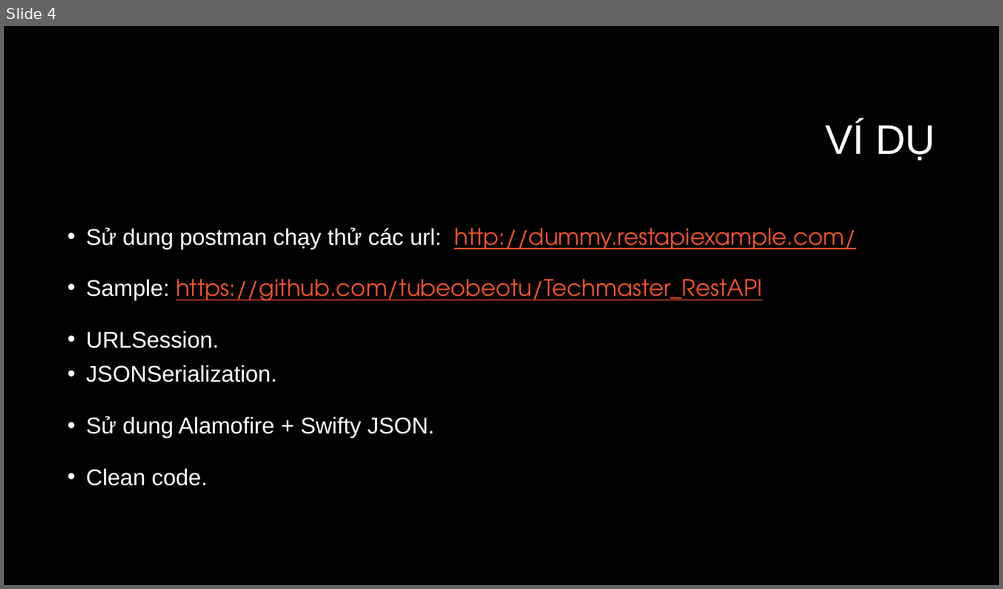
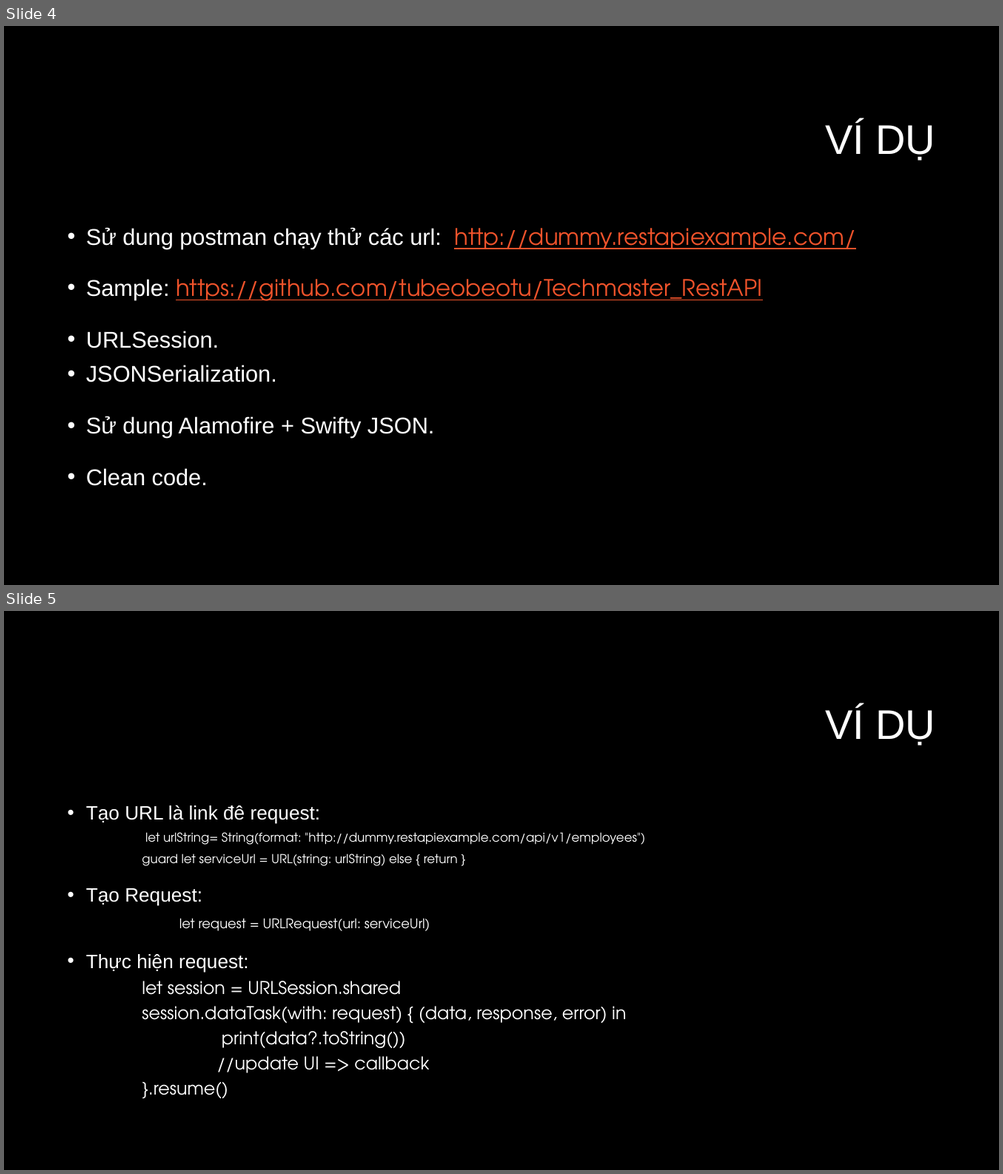
Before and after one commit to tubeobeotu/Techmaster_SampleIOS, a slide deck: RESTAPI/RestAPI.pptx. Shown one above the other, each under a label of ours: slide 4 before the commit, slides 4 and 5 after it. The pictures are 1003x589 and 1003x1174 pixels, drawn with LibreOffice and Linux fonts; fonts in the diff are those of the drawing; background and template pictures are left out. Boxes give left, top, right and bottom in pixels: in the first picture for what was removed or moved away, otherwise in the second. Text is boxed around its words. In the diff, an @@ line names an element or a change of style, - is before the commit and + after.

Commit message:
update slide rest api!!

```diff
--- a/RESTAPI/RestAPI.pptx
+++ b/RESTAPI/RestAPI.pptx
@@ slide 5 added at [4, 611, 999, 1170], background #000000 @@
@@ title added at [825, 706, 935, 746], 40 pt, text #FFFFFF @@
+VÍ DỤ
@@ text added at [86, 805, 645, 1099], 17 pt, text #FFFFFF @@
+• Tạo URL là link đê request:
+let urlString= String(format: "http://dummy.restapiexample.com/api/v1/employees")
+guard let serviceUrl = URL(string: urlString) else { return }
+• Tạo Request:
+  let request = URLRequest(url: serviceUrl)
+• Thực hiện request:
+let session = URLSession.shared
+session.dataTask(with: request) { (data, response, error) in
+print(data?.toString())
+//update UI => callback
+}.resume()
```
Also in this commit, not shown: 2 other files.
